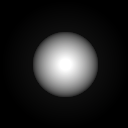
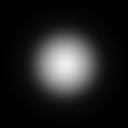
Comparing the layer stacks of the two 128 × 128 images. Changes:
added layer "scheme copy" (addition) above "scheme" over (x1=22, y1=21, x2=109, y2=108)
hid "scheme" over (x1=22, y1=21, x2=109, y2=108)
